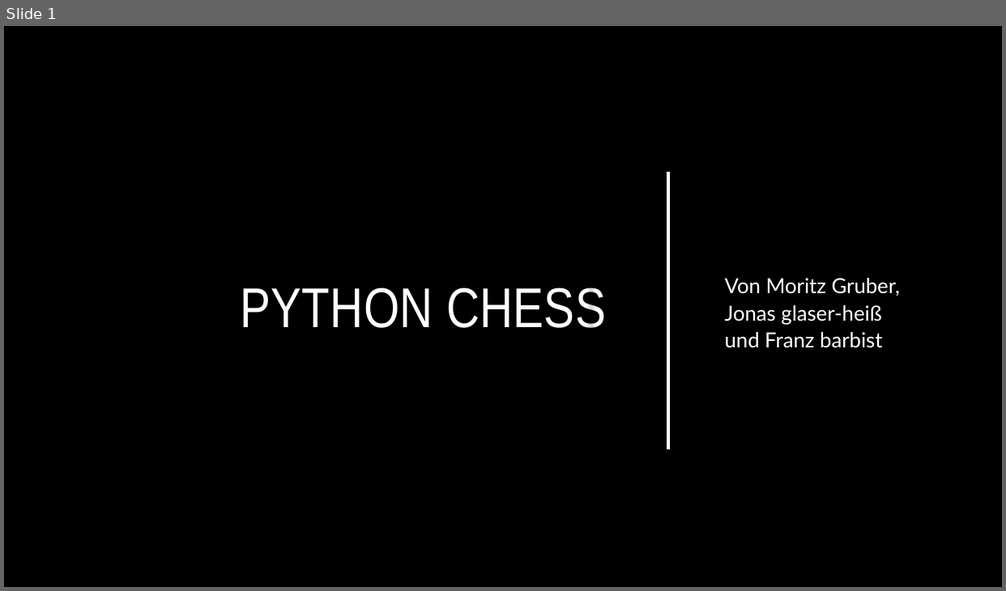
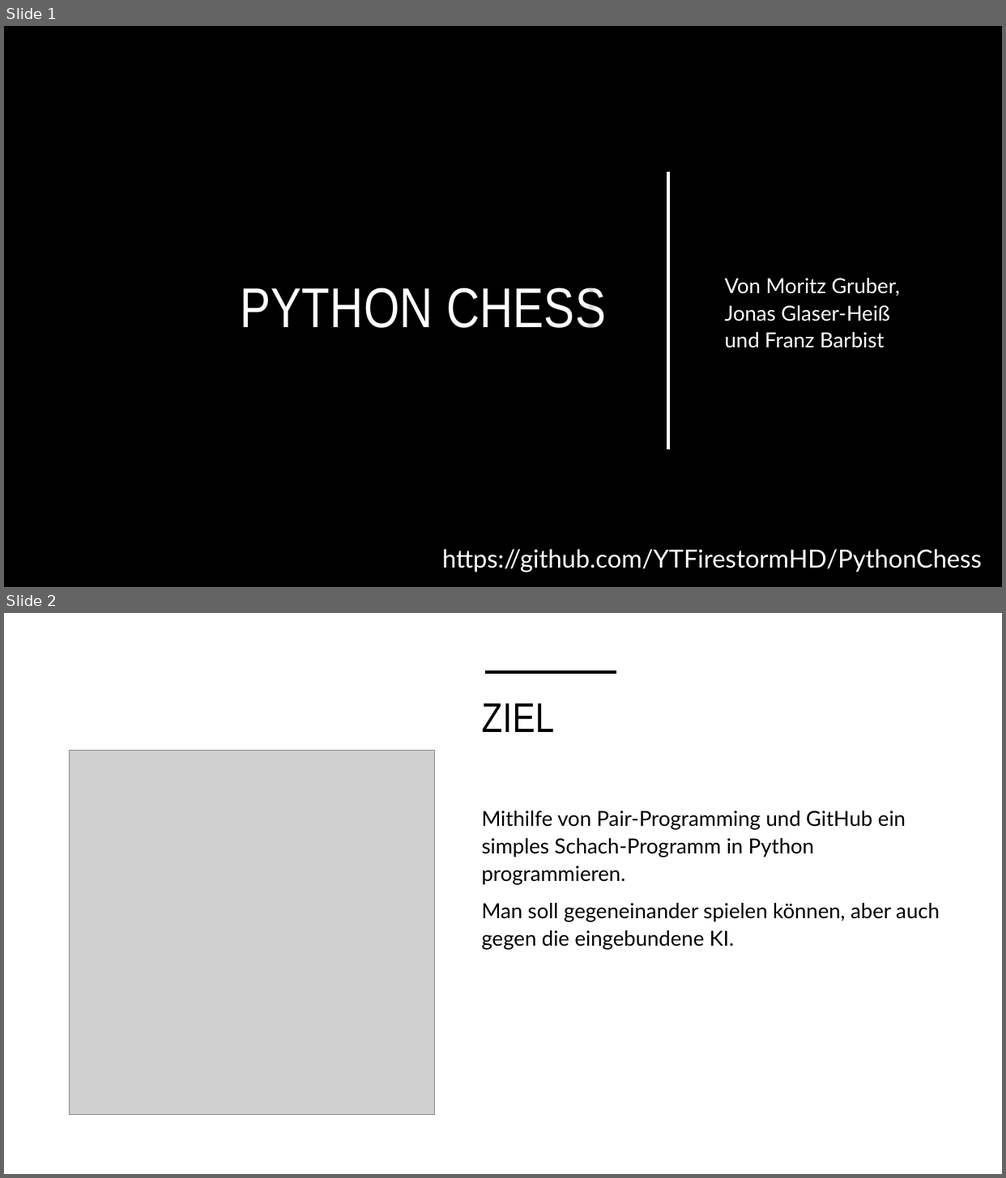
Before and after one commit to YTFirestormHD/PythonChess, a slide deck: Python Chess.pptx. Shown one above the other, each under a label of ours: slide 1 before the commit, slides 1 and 2 after it. The pictures are 1006x591 and 1006x1178 pixels, drawn with LibreOffice and Linux fonts; fonts in the diff are those of the drawing; grey boxes stand for pictures; background and template pictures are left out. Boxes give left, top, right and bottom in pixels: in the first picture for what was removed or moved away, otherwise in the second. Text is boxed around its words. In the diff, an @@ line names an element or a change of style, - is before the commit and + after.

```diff
--- a/Python Chess.pptx
+++ b/Python Chess.pptx
@@ slide 2 added at box(4, 613, 1002, 1174), background #FFFFFF @@
@@ line added from (485, 672) to (616, 672), #000000 3.5 pt @@
@@ title added at box(482, 703, 555, 732), 40 pt, text #000000 @@
+ZIEL
@@ picture added at box(70, 751, 434, 1115) @@
@@ text added at box(482, 811, 940, 950), 20 pt, text #000000 @@
+Mithilfe von Pair-Programming und GitHub ein simples Schach-Programm in Python programmieren.
+Man soll gegeneinander spielen können, aber auch gegen die eingebundene KI.
@@ slide 1 changed as well @@
@@ subtitle at box(725, 278, 900, 348): text changed @@
-Von Moritz Gruber, Jonas glaser-heiß und Franz barbist
+Von Moritz Gruber, Jonas Glaser-Heiß und Franz Barbist
@@ text added at box(442, 549, 982, 573), 24 pt, text #FFFFFF @@
+https://github.com/YTFirestormHD/PythonChess
```
Also in this commit, not shown: 2 other slides changed, 9 other slides added, 1 slide removed.
